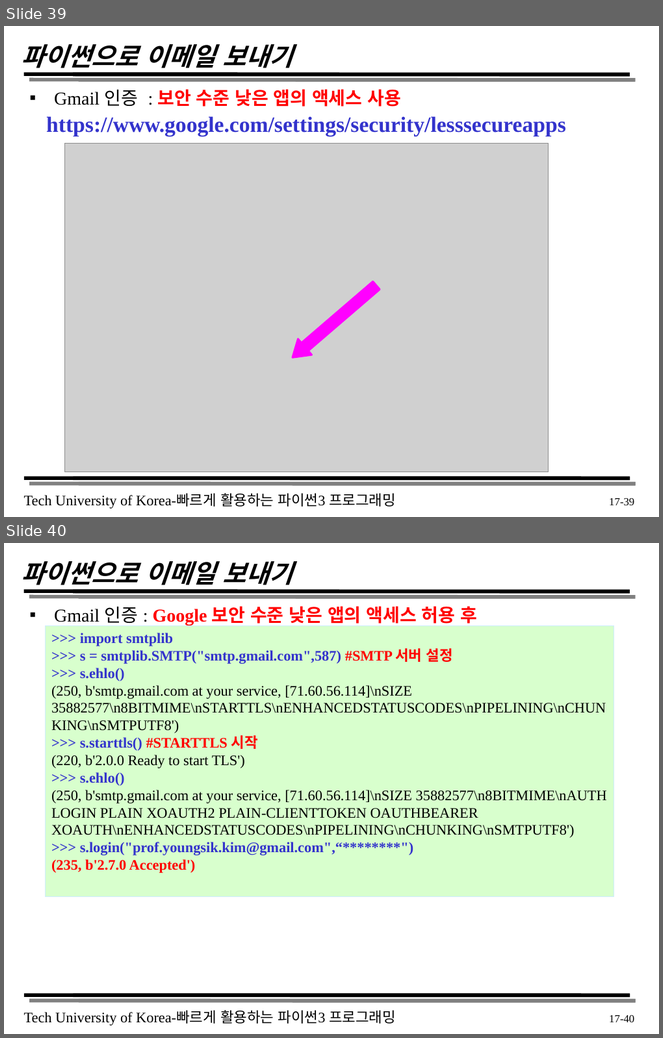
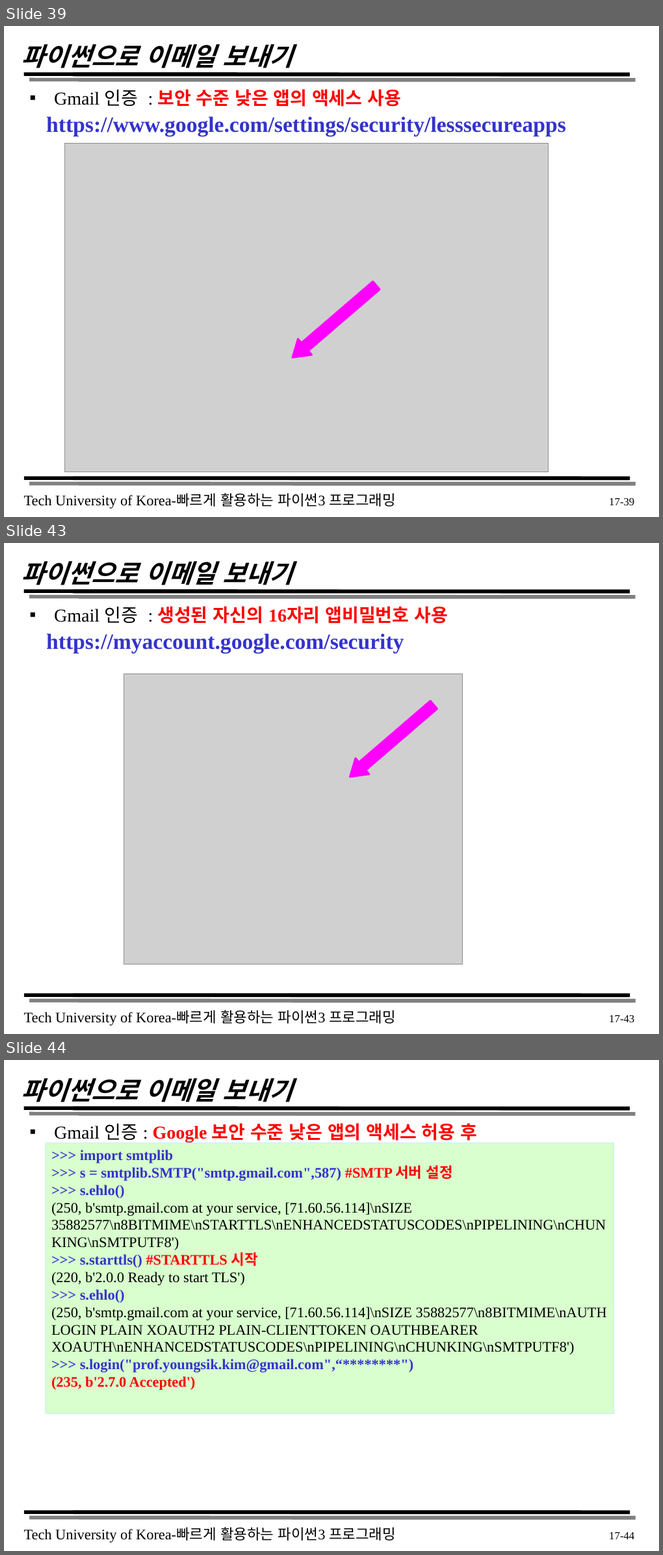
Before and after one commit to triglan/Y24_S1, a slide deck: Script/_LectureData/chapter17.pptx. Shown one above the other, each under a label of ours: slides 39 and 40 before the commit, slides 39, 43 and 44 after it; the slides between them are not shown. The pictures are 663x1038 and 663x1555 pixels, drawn with LibreOffice and Linux fonts; fonts in the diff are those of the drawing; grey boxes stand for pictures. Boxes give left, top, right and bottom in pixels: in the first picture for what was removed or moved away, otherwise in the second. Text is boxed around its words. In the diff, an @@ line names an element or a change of style, - is before the commit and + after.

```diff
--- a/Script/_LectureData/chapter17.pptx
+++ b/Script/_LectureData/chapter17.pptx
@@ slide 43 added at <box>4,543,659,1034</box>, background #FFFFFF; not listed: 5 template elements that a slide beside it also shows @@
@@ title added at <box>22,561,293,585</box>, 28 pt, text #000000, bold, italic @@
+파이썬으로 이메일 보내기
@@ text added at <box>54,606,448,624</box>, 20 pt, text #FF0000, bold @@
+▪ Gmail 인증 : 생성된 자신의 16자리 앱비밀번호 사용
@@ text added at <box>46,633,404,653</box>, 24 pt, text #3333CC, bold @@
+https://myaccount.google.com/security
@@ picture added at <box>124,674,464,965</box> @@
@@ down arrow added at <box>343,697,441,785</box>, fill #FF00FF, outline #FF00FF 2 pt @@
@@ page number added at <box>609,1016,634,1023</box>, 12 pt, text #000000 @@
+17-43
@@ what was slide 40 is now slide 44 @@
@@ page number at <box>609,1533,634,1540</box>: text changed @@
-17-40
+17-44
```
Also in this commit, not shown: 3 other slides added, 4 other files.
